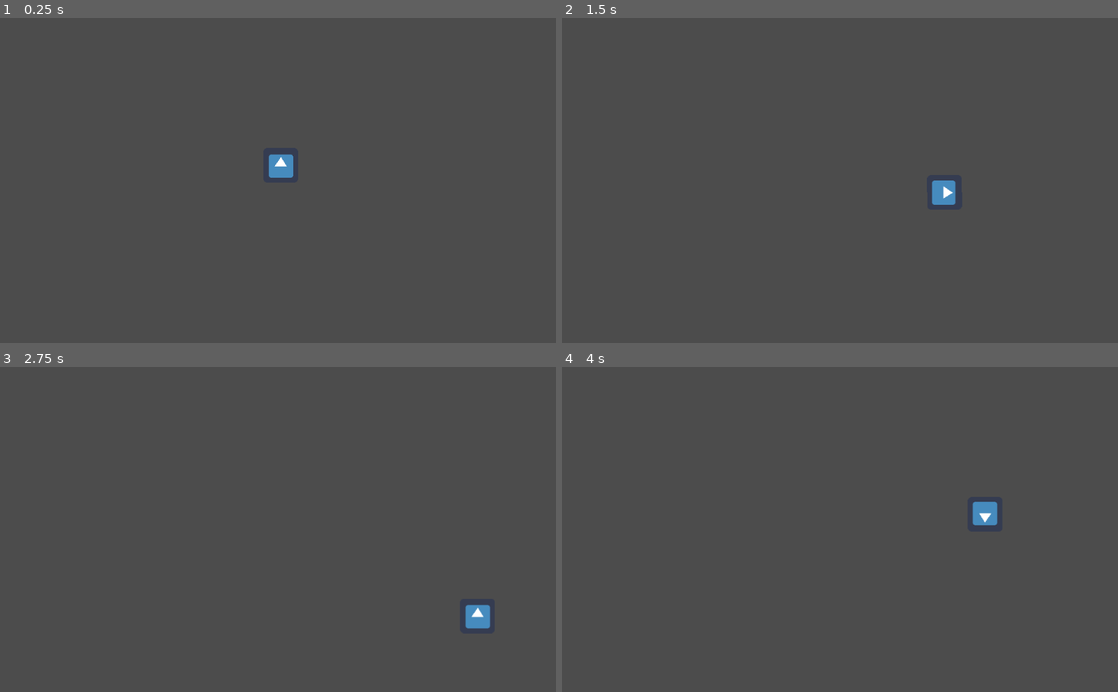
Above: before the commit, frames 1-4 (two rows, left to right).
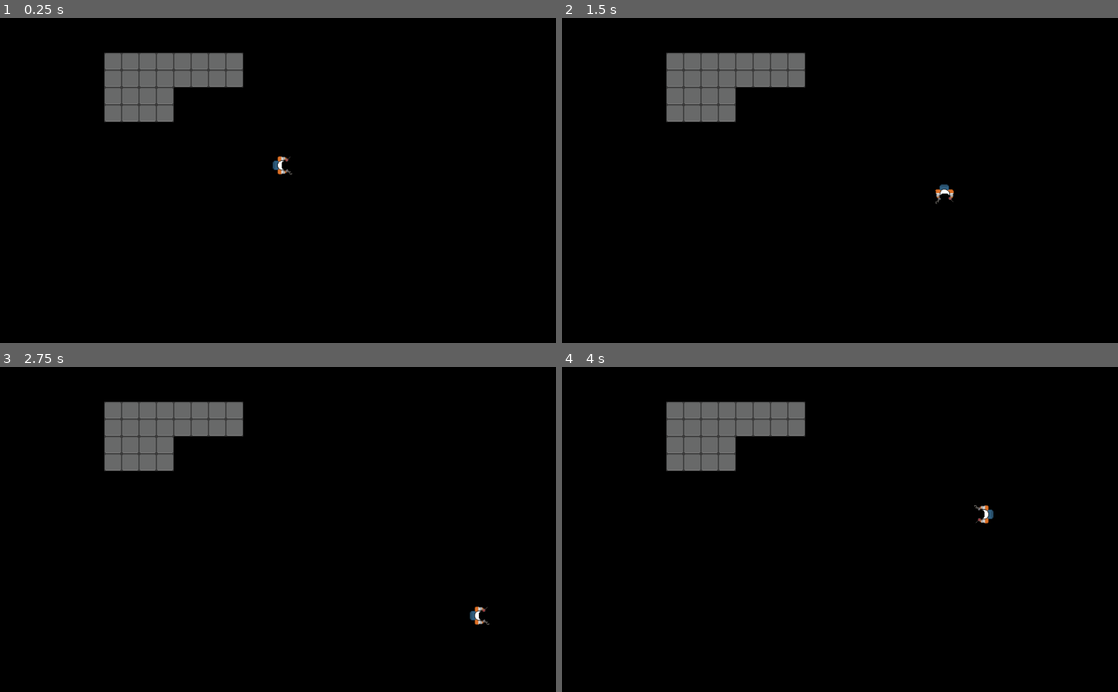
Above: after the commit, the same moments.

Repository: frankakn7/NothingIsPermanent
Game: Godot game, scene res://Main.tscn
The game is run twice, just before and just after one commit, with the same random seed, the same clock (stepped at 60 frames per second) and the same inputs. The engine's default icon, where the game draws it, is replaced by a stand-in: a white triangle on a blue panel in a dark square.
Inputs:
- Up to frame 1 (0.25 s): no input
- Up to frame 2 (1.5 s): tap Enter at 0.5 s; hold D (move_right) 0.53-1.28 s; hold S (move_down) from 1.28 s (still down)
- Up to frame 3 (2.75 s): release S (move_down) at 2.03 s; hold D (move_right) from 2.03 s (still down)
- Up to frame 4 (4 s): release D (move_right) at 2.78 s; hold W (move_up) 2.78-3.53 s; hold A (move_left) from 3.53 s (still down)

The runs differ from the first frame. In frame 1, 99% of the frame differs, in the area x 0-100%, y 0-100%; in frame 2, 99%; in frame 3, 99%; in frame 4, 99%.

Commit message:
Added some sprites and yea... - Added player sprite - Added base tile sprite - Put some weird room structure in the centre of the scene - Changed bg color to black

Diff:
--- a/Game_Files/Main.tscn
+++ b/Game_Files/Main.tscn
@@ -1,8 +1,35 @@
-[gd_scene load_steps=2 format=2]
+[gd_scene load_steps=4 format=2]
 
 [ext_resource path="res://Player.tscn" type="PackedScene" id=1]
+[ext_resource path="res://assets/tiles/base_tile.png" type="Texture" id=2]
+
+[sub_resource type="TileSet" id=1]
+0/name = "base_tile.png 0"
+0/texture = ExtResource( 2 )
+0/tex_offset = Vector2( 0, 0 )
+0/modulate = Color( 1, 1, 1, 1 )
+0/region = Rect2( 0, 0, 32, 32 )
+0/tile_mode = 0
+0/occluder_offset = Vector2( 0, 0 )
+0/navigation_offset = Vector2( 0, 0 )
+0/shape_offset = Vector2( 0, 0 )
+0/shape_transform = Transform2D( 1, 0, 0, 1, 0, 0 )
+0/shape_one_way = false
+0/shape_one_way_margin = 0.0
+0/shapes = [  ]
+0/z_index = 0
 
 [node name="Node2D" type="Node2D"]
 
 [node name="Player" parent="." instance=ExtResource( 1 )]
 position = Vector2( 517, 272 )
+
+[node name="StaticRoom" type="Node2D" parent="."]
+position = Vector2( 192, 64 )
+
+[node name="TileMap" type="TileMap" parent="StaticRoom"]
+z_index = -2
+tile_set = SubResource( 1 )
+cell_size = Vector2( 32, 32 )
+format = 1
+tile_data = PoolIntArray( 0, 0, 0, 1, 0, 0, 2, 0, 0, 3, 0, 0, 4, 0, 0, 5, 0, 0, 6, 0, 0, 7, 0, 0, 65536, 0, 0, 65537, 0, 0, 65538, 0, 0, 65539, 0, 0, 65540, 0, 0, 65541, 0, 0, 65542, 0, 0, 65543, 0, 0, 131072, 0, 0, 131073, 0, 0, 131074, 0, 0, 131075, 0, 0, 196608, 0, 0, 196609, 0, 0, 196610, 0, 0, 196611, 0, 0 )
--- a/Game_Files/Player.tscn
+++ b/Game_Files/Player.tscn
@@ -1,7 +1,7 @@
 [gd_scene load_steps=4 format=2]
 
 [ext_resource path="res://Player.gd" type="Script" id=1]
-[ext_resource path="res://icon.png" type="Texture" id=2]
+[ext_resource path="res://assets/player_sprite.png" type="Texture" id=2]
 
 [sub_resource type="CircleShape2D" id=1]
 radius = 30.0
@@ -10,6 +10,7 @@
 script = ExtResource( 1 )
 
 [node name="Sprite" type="Sprite" parent="."]
+rotation = 1.5708
 texture = ExtResource( 2 )
 
 [node name="CollisionShape2D" type="CollisionShape2D" parent="."]
--- a/Game_Files/project.godot
+++ b/Game_Files/project.godot
@@ -10,7 +10,6 @@
 
 _global_script_classes=[  ]
 _global_script_class_icons={
-
 }
 
 [application]
@@ -44,4 +43,5 @@
 
 [rendering]
 
+environment/default_clear_color=Color( 0, 0, 0, 1 )
 environment/default_environment="res://default_env.tres"
Binary file added: Game_Files/assets/player_sprite.png
Not shown, added: Game_Files/assets/player_sprite.png.import
Binary file added: Game_Files/assets/tiles/base_tile.png
Not shown, added: Game_Files/assets/tiles/base_tile.png.import
